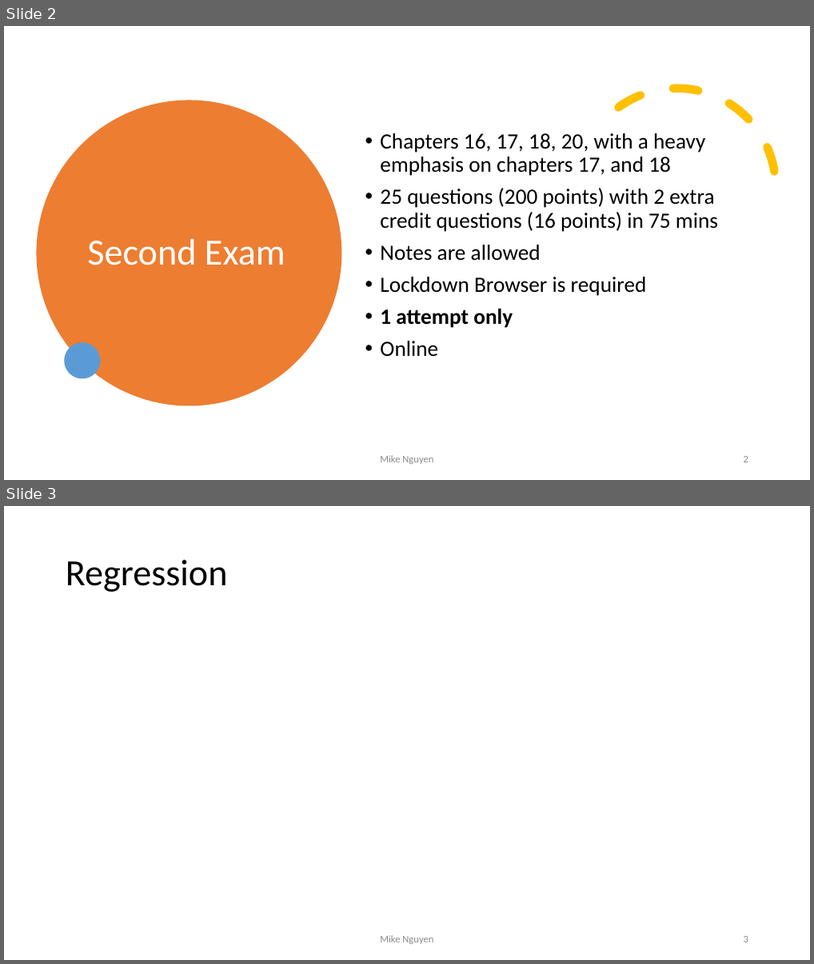
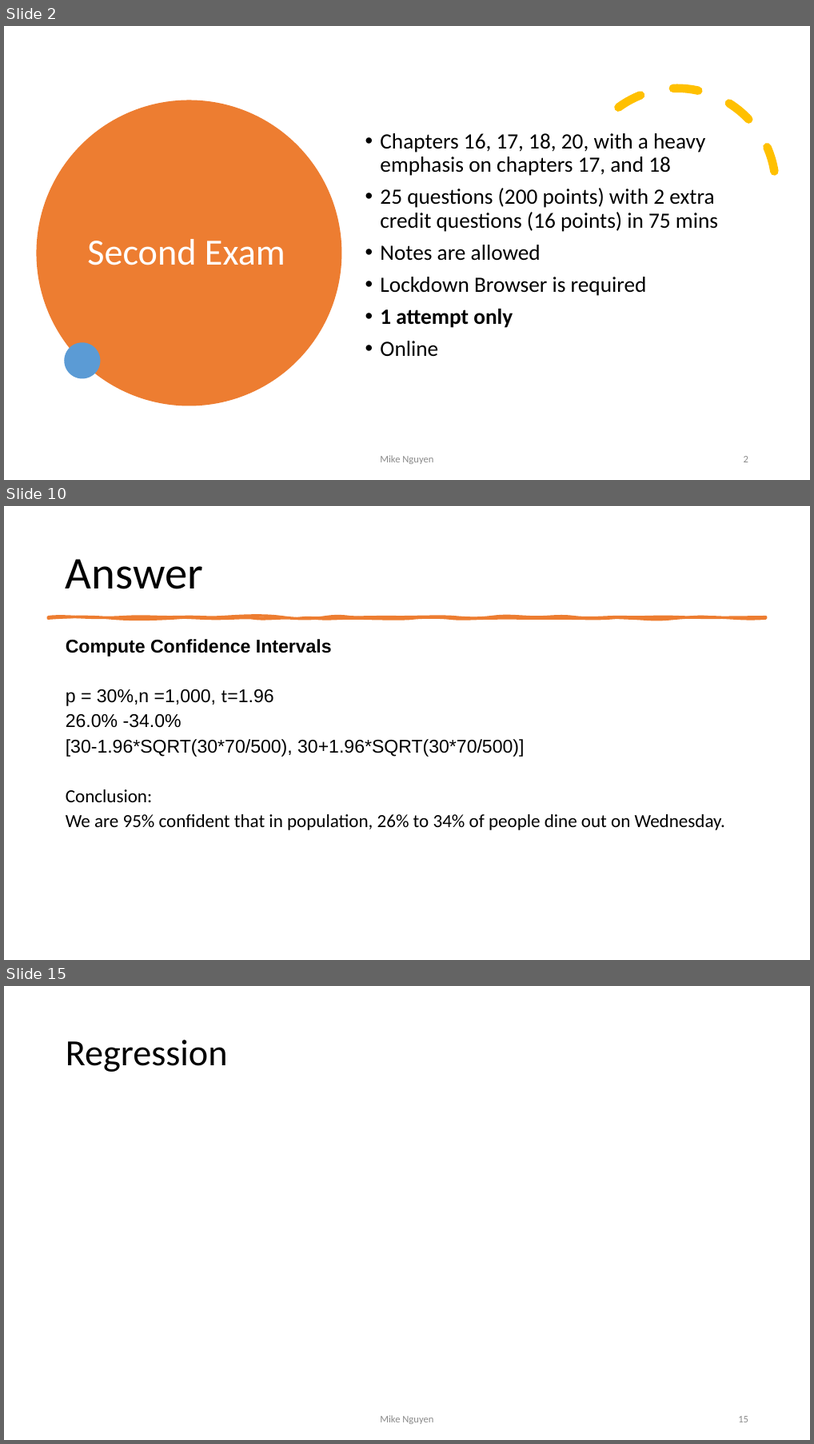
Before and after one commit to mikenguyen13/mar4050, a slide deck: lectures/14/2_Review.pptx. Shown one above the other, each under a label of ours: slides 2 and 3 before the commit, slides 2, 10 and 15 after it; the slides between them are not shown. The pictures are 814x964 and 814x1444 pixels, drawn with LibreOffice and Linux fonts; fonts in the diff are those of the drawing. Boxes give left, top, right and bottom in pixels: in the first picture for what was removed or moved away, otherwise in the second. Text is boxed around its words. In the diff, an @@ line names an element or a change of style, - is before the commit and + after.

```diff
--- a/lectures/14/2_Review.pptx
+++ b/lectures/14/2_Review.pptx
@@ slide 10 added at (4,506,810,960), background #FFFFFF @@
@@ title added at (66,559,203,589), 54 pt, text #000000 @@
+Answer
@@ freeform shape added at (48,616,766,618), fill #ED7D31, outline #ED7D31 3.25 pt @@
@@ text added at (66,639,726,830), 22 pt, text #000000 @@
+Compute Confidence Intervals
+p = 30%,n =1,000, t=1.96
+26.0% -34.0%
+[30-1.96*SQRT(30*70/500), 30+1.96*SQRT(30*70/500)]
+Conclusion:
+We are 95% confident that in population, 26% to 34% of people dine out on Wednesday.
@@ what was slide 3 is now slide 15 @@
@@ page number at (738,1416,749,1422): text changed @@
-3
+15
```
Also in this commit, not shown: 12 other slides added, 15 other files.
